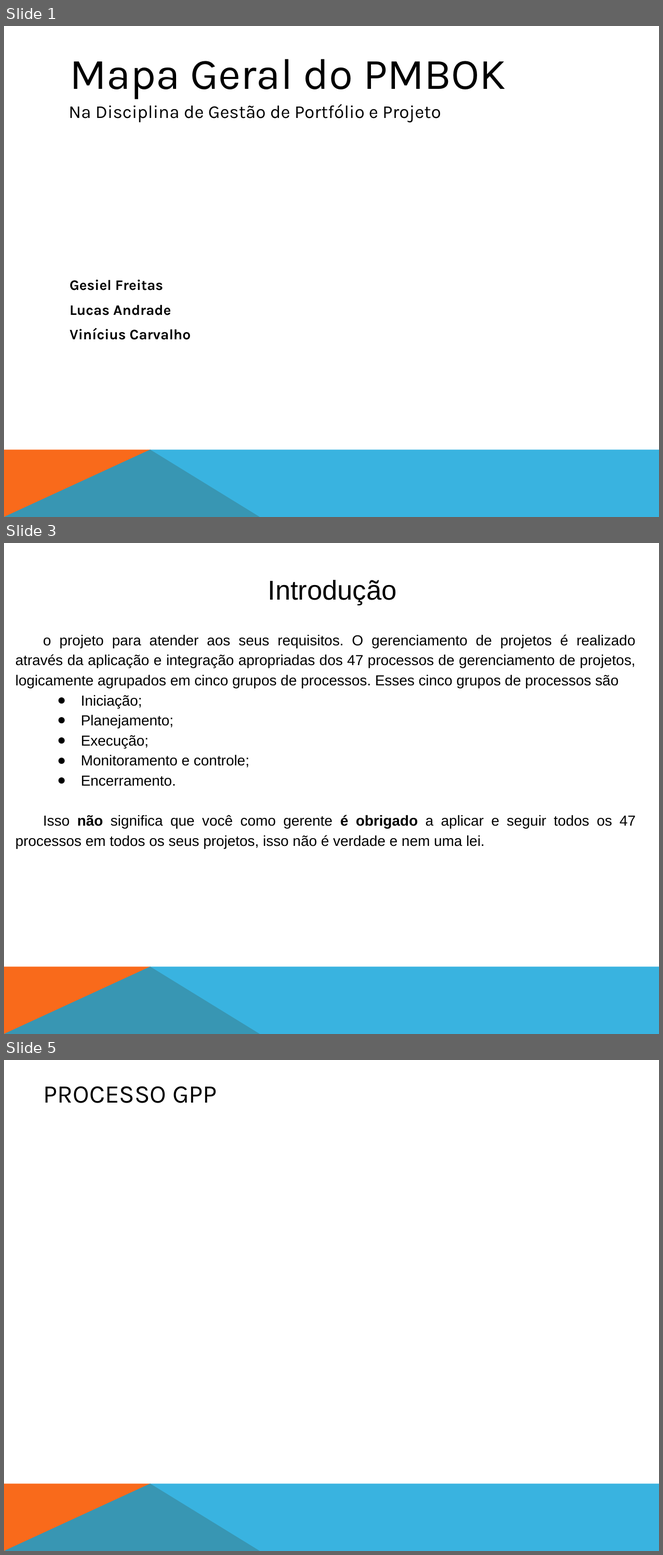
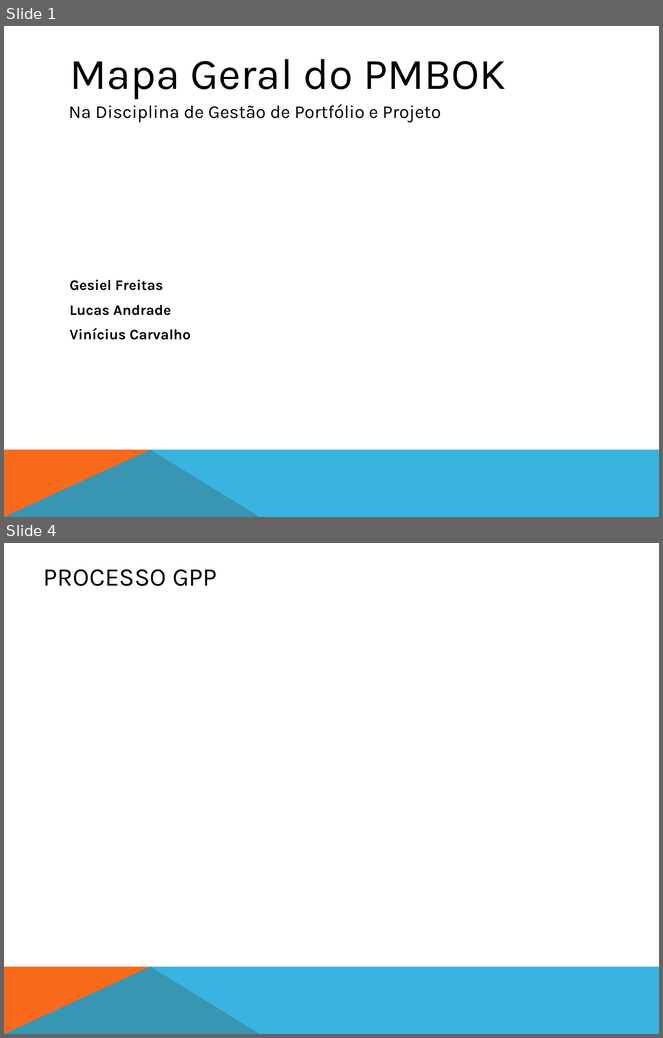
Before and after one commit to fga-eps-mds/A-Disciplina-MDS-EPS, a slide deck: GPP_Material/08-Mapa_PMbOK/apresentação_GPP_SIGS_2017_1.pptx.pptx. Shown one above the other, each under a label of ours: slides 1, 3 and 5 before the commit, slides 1 and 4 after it; the slides between them are not shown. The pictures are 663x1555 and 663x1038 pixels, drawn with LibreOffice and Linux fonts; fonts in the diff are those of the drawing; background and template pictures are left out. Boxes give left, top, right and bottom in pixels: in the first picture for what was removed or moved away, otherwise in the second. Text is boxed around its words. In the diff, an @@ line names an element or a change of style, - is before the commit and + after.

```diff
--- a/GPP_Material/08-Mapa_PMbOK/apresentação_GPP_SIGS_2017_1.pptx.pptx
+++ b/GPP_Material/08-Mapa_PMbOK/apresentação_GPP_SIGS_2017_1.pptx.pptx
@@ slide 3 removed at (x1=4, y1=543, x2=659, y2=1034), background #FFFFFF; not listed: 2 template elements that a slide beside it also shows @@
@@ title removed at (x1=268, y1=580, x2=397, y2=605) @@
-Introdução
@@ text removed at (x1=15, y1=635, x2=636, y2=849) @@
-o projeto para atender aos seus requisitos. O gerenciamento de projetos é realizado através da aplicação e integração apropriadas dos 47 processos de gerenciamento de projetos, logicamente agrupados em cinco grupos de processos. Esses cinco grupos de processos são
-● Iniciação;
-● Planejamento;
-● Execução;
-● Monitoramento e controle;
-● Encerramento.
-Isso não significa que você como gerente é obrigado a aplicar e seguir todos os 47 processos em todos os seus projetos, isso não é verdade e nem uma lei.
@@ what was slide 5 is now slide 4 @@
```
Also in this commit, not shown: 13 slides changed.
